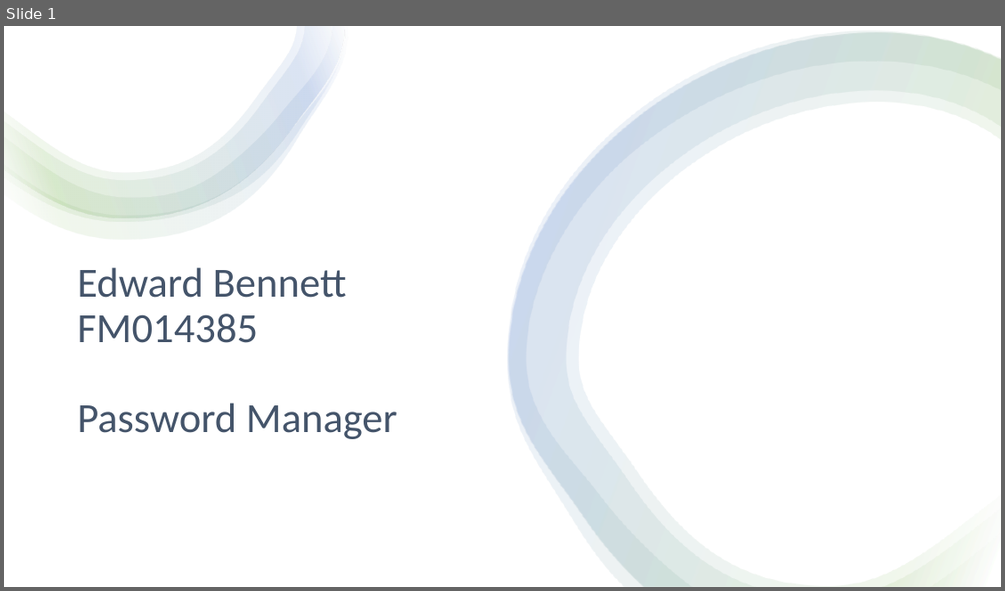
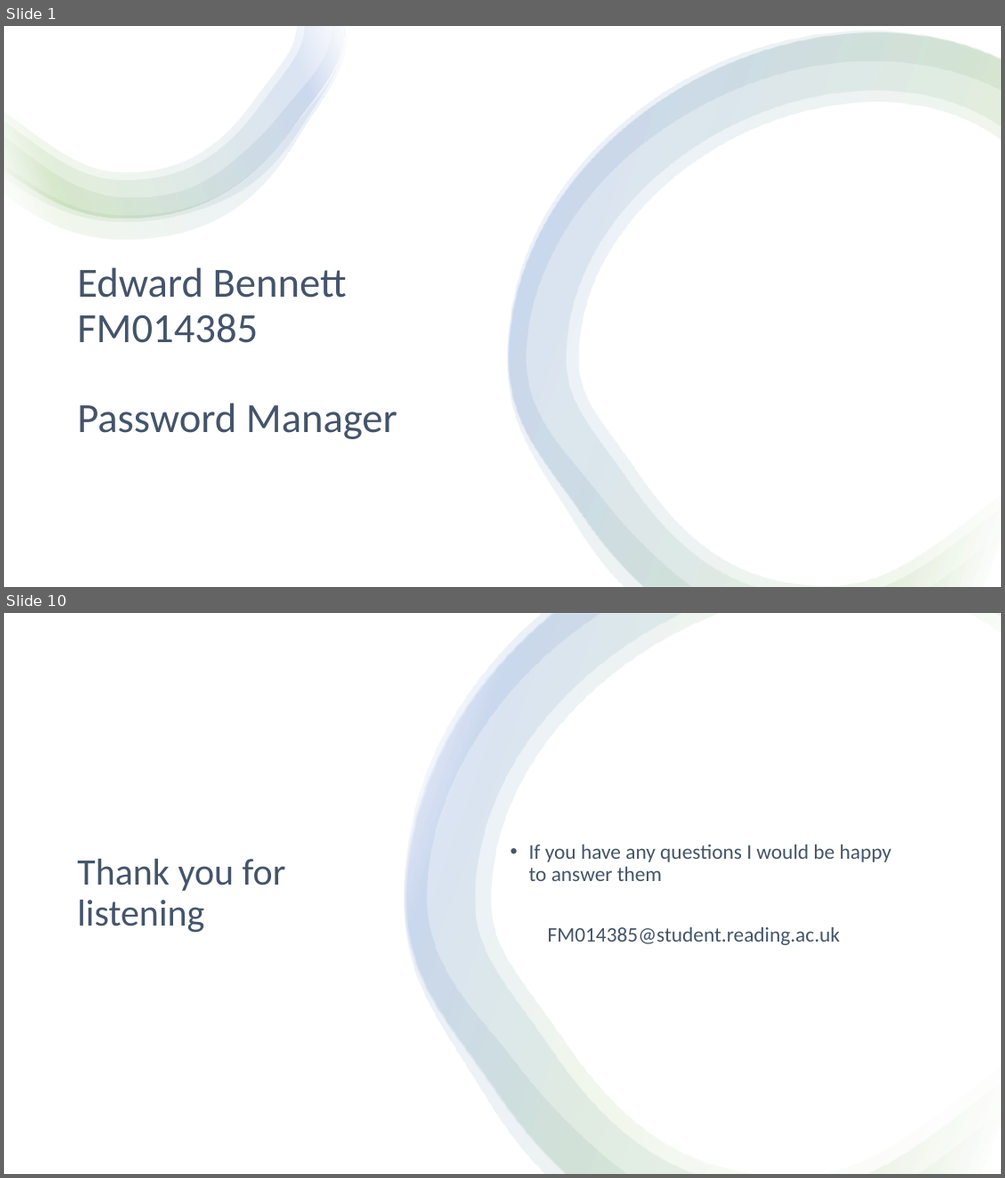
Before and after one commit to EWBennett/password-manager, a slide deck: Project Write-up/Presentation.pptx. Shown one above the other, each under a label of ours: slide 1 before the commit, slides 1 and 10 after it; the slides between them are not shown. The pictures are 1005x591 and 1005x1178 pixels, drawn with LibreOffice and Linux fonts; fonts in the diff are those of the drawing. Boxes give left, top, right and bottom in pixels: in the first picture for what was removed or moved away, otherwise in the second. Text is boxed around its words. In the diff, an @@ line names an element or a change of style, - is before the commit and + after.

```diff
--- a/Project Write-up/Presentation.pptx
+++ b/Project Write-up/Presentation.pptx
@@ slide 10 added at box(4, 613, 1001, 1174), background #FFFFFF @@
@@ rectangle added at box(4, 613, 1001, 1174), fill #FFFFFF @@
@@ freeform shape added at box(404, 614, 1001, 1174), fill gradient #FFFFFF to #70AD47 to #4472C4 @@
@@ freeform shape added at box(404, 614, 1001, 1174), fill gradient #FFFFFF to #70AD47 to #4472C4 @@
@@ freeform shape added at box(406, 614, 1001, 1174), fill gradient #FFFFFF to #70AD47 to #4472C4 @@
@@ text added at box(529, 844, 891, 945), 20 pt, text #44546A @@
+• If you have any questions I would be happy to answer them
+  FM014385@student.reading.ac.uk
@@ title added at box(77, 859, 286, 932), 36 pt, text #44546A @@
+Thank you for listening
```
Also in this commit, not shown: 3 slides changed, 5 other slides added, 1 slide removed, 3 other files.
